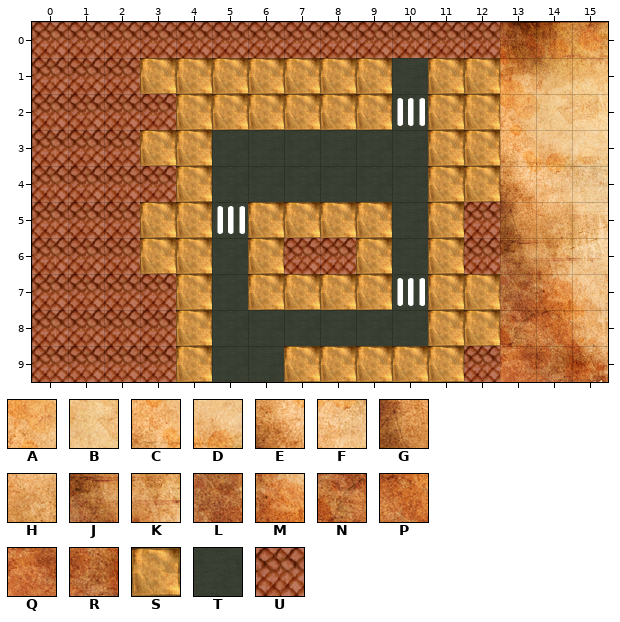
Tiled map: assets/streetpirates-level2.tmx. The first picture shows the starting point.
Cells are 60x60 px. Shown: x 0..15, y 0..9.
Key: from "Map_Background": A 32, B 33, C 48, D 49, E 64, F 65, G 80, H 81, J 96, K 97, L 112, M 113, N 128, P 129, Q 144, R 145; from "map_tiles (2)": S 0, T 3, U 6.
_ is an empty cell.
Layers that did not change in this view are not listed.
Layer "Tile Layer 1" before, first column x 0:
 2 UUUUSSSSSSTSSAB
 3 UUUSSTTTTTTSSCD
 4 UUUUSTTTTTTSSEF
 5 UUUSSTSSSSTSUGH
 6 UUUSSTSUUSTSUJK
 7 UUUUSTSSSSTSSLM
 8 UUUUSTTTTTTSSNP
 9 UUUUSTTSSSSSUQR
Once edited:
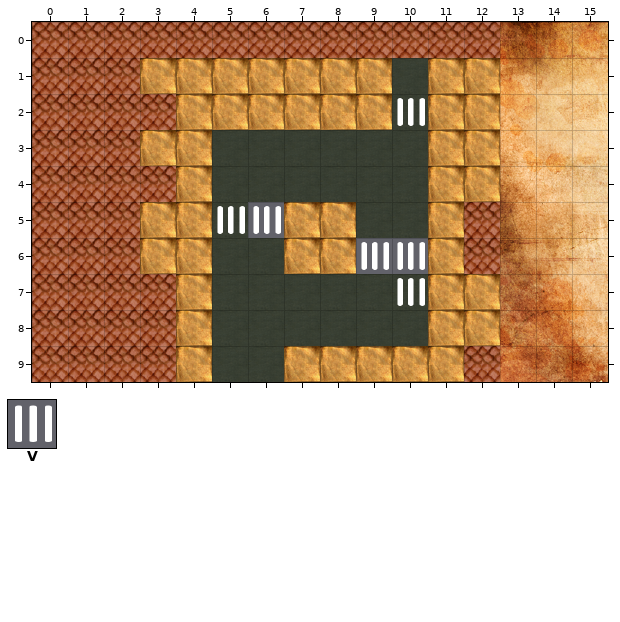
Further tiles: from "map_tiles (2)": V 9.
Edits made:
Layer "Tile Layer 1":
Tile U becomes tile S in row 6 at x 7 to 8.
Tile S becomes tile T in row 5 at x 9; in row 6 at x 6; in row 7 at x 6 to 9.
Tile S becomes tile V in row 5 at x 6; in row 6 at x 9.
Tile T becomes tile V in row 6 at x 10.
